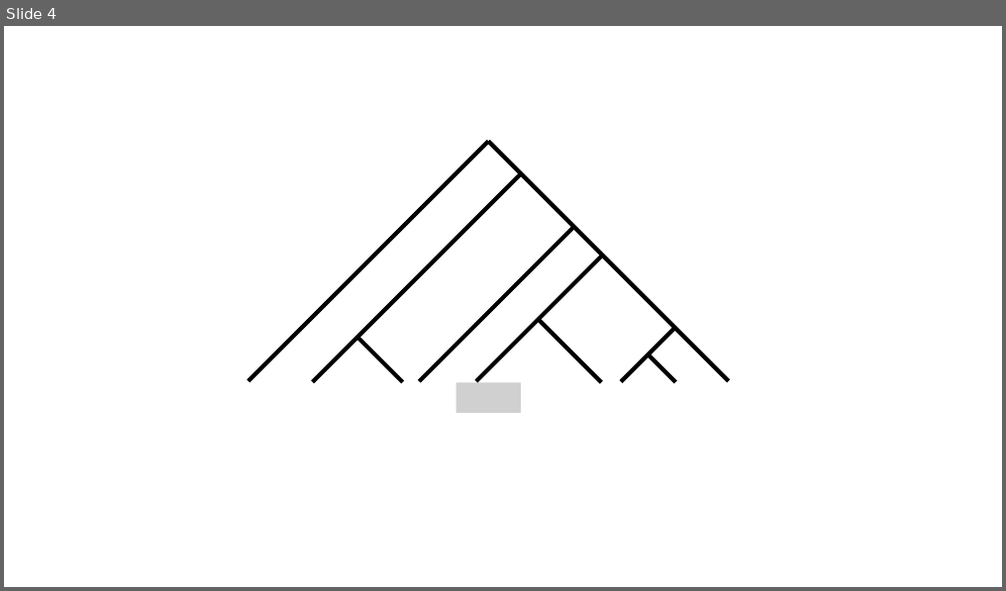
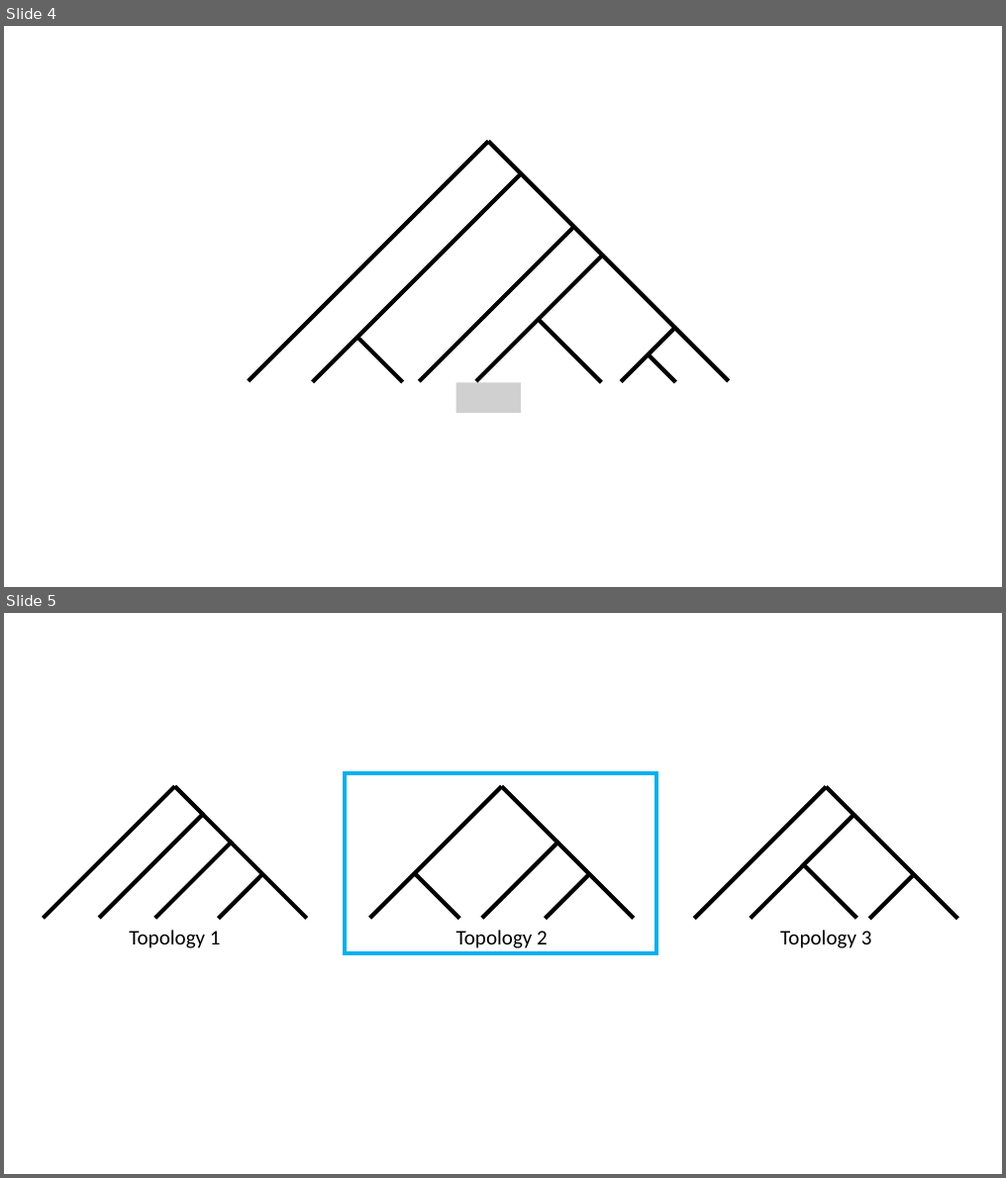
Before and after one commit to niemasd/Dual-Birth-Model, a slide deck: figures/FOR_PAPER/model_figures.pptx. Shown one above the other, each under a label of ours: slide 4 before the commit, slides 4 and 5 after it. The pictures are 1006x591 and 1006x1178 pixels, drawn with LibreOffice and Linux fonts; fonts in the diff are those of the drawing; grey boxes stand for pictures. Boxes give left, top, right and bottom in pixels: in the first picture for what was removed or moved away, otherwise in the second. Text is boxed around its words. In the diff, an @@ line names an element or a change of style, - is before the commit and + after.

```diff
--- a/figures/FOR_PAPER/model_figures.pptx
+++ b/figures/FOR_PAPER/model_figures.pptx
@@ slide 5 added at (4,613,1002,1174), background #FFFFFF @@
@@ line added from (43, 919) to (174, 786), #000000 4 pt @@
@@ line added from (174, 786) to (307, 919), #000000 4 pt @@
@@ rectangle added at (345,773,656,954), outline #00B0F0 4 pt @@
@@ line added from (370, 919) to (502, 786), #000000 4 pt @@
@@ line added from (502, 786) to (634, 919), #000000 4 pt @@
@@ line added from (694, 919) to (826, 786), #000000 4 pt @@
@@ line added from (826, 786) to (957, 919), #000000 4 pt @@
@@ line added from (99, 918) to (204, 814), #000000 4 pt @@
@@ line added from (750, 919) to (855, 814), #000000 4 pt @@
@@ line added from (155, 919) to (233, 842), #000000 4 pt @@
@@ line added from (482, 919) to (559, 842), #000000 4 pt @@
@@ line added from (218, 919) to (263, 873), #000000 4 pt @@
@@ line added from (415, 873) to (460, 919), #000000 4 pt @@
@@ line added from (546, 919) to (590, 873), #000000 4 pt @@
@@ line added from (804, 866) to (856, 919), #000000 4 pt @@
@@ line added from (869, 919) to (915, 874), #000000 4 pt @@
@@ text added at (129,930,221,949), 20 pt, text #000000 @@
+Topology 1
@@ text added at (456,930,548,949), 20 pt, text #000000 @@
+Topology 2
@@ text added at (780,930,872,949), 20 pt, text #000000 @@
+Topology 3
```
Also in this commit, not shown: 1 slide changed, 3 other slides added.
